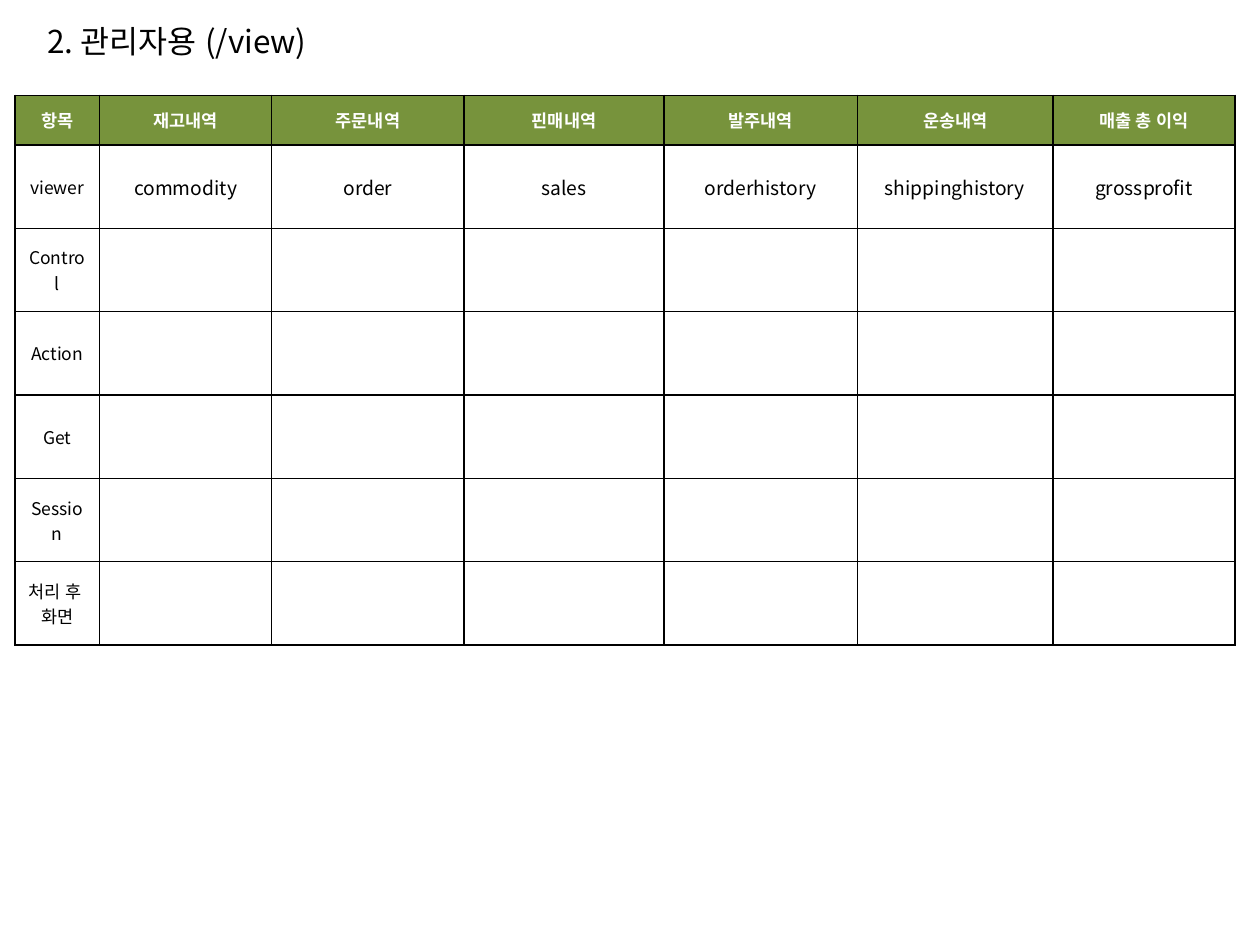
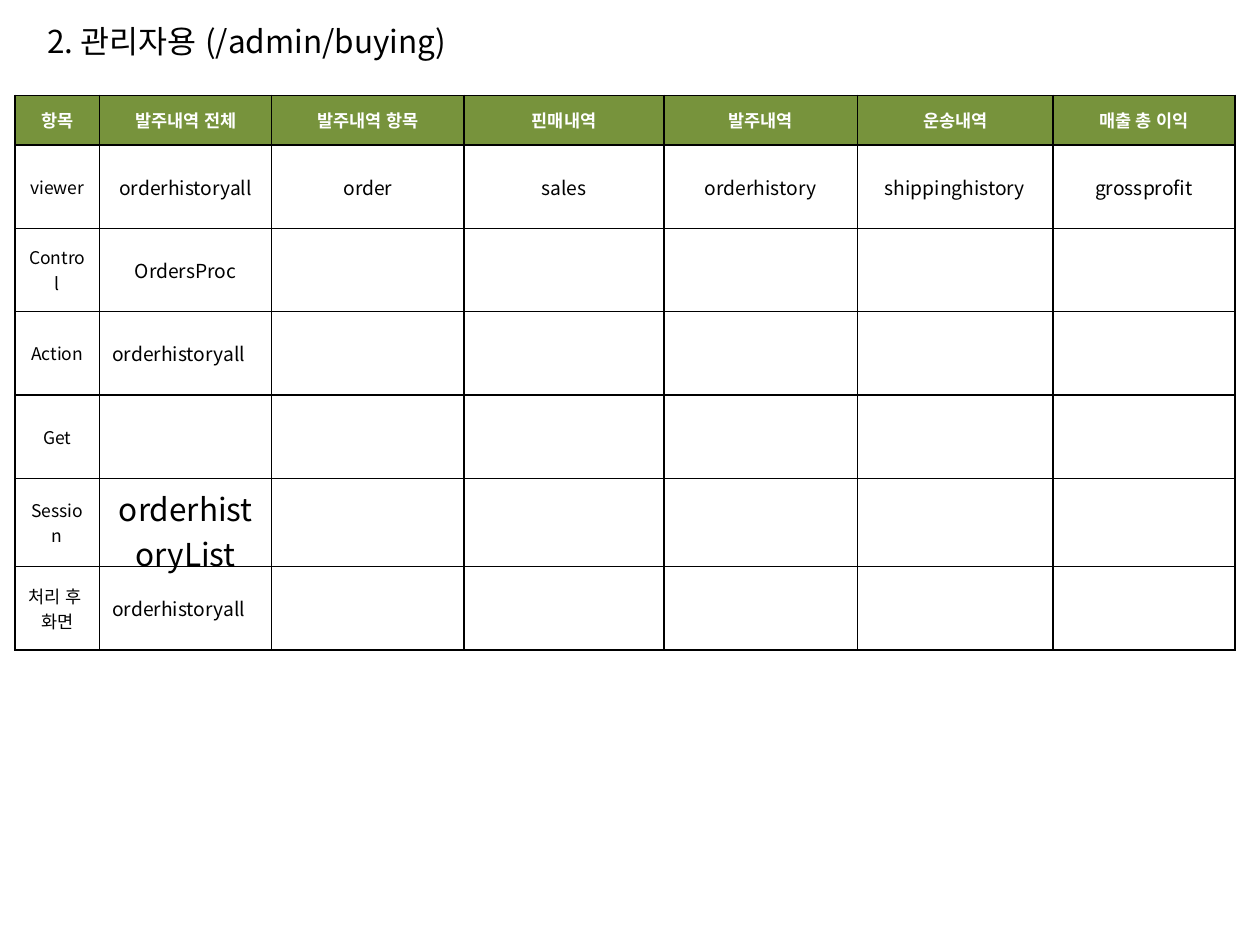
Before and after one commit to sec9590/Project_FullFillment, a slide deck: slide 2 of YellowContainer_MVC.pptx (slide 7 before the commit). Drawn at 1260x945 pixels with LibreOffice and Linux fonts; fonts in the diff are those of the drawing. Boxes give left, top, right and bottom in pixels: in the first picture for what was removed or moved away, otherwise in the second. Text is boxed around its words. In the diff, an @@ line names an element or a change of style, - is before the commit and + after.

```diff
--- a/YellowContainer_MVC.pptx
+++ b/YellowContainer_MVC.pptx
@@ text at box(47, 27, 446, 61): text changed @@
-2. 관리자용 (/view)
+2. 관리자용 (/admin/buying)
@@ table at box(15, 96, 1236, 650) @@
-row 1, column 2: 재고내역
+row 1, column 2: 발주내역 전체
-row 1, column 3: 주문내역
+row 1, column 3: 발주내역 항목
-row 2, column 2: commodity
+row 2, column 2: orderhistoryall
-row 3, column 2: 
+row 3, column 2: OrdersProc
-row 4, column 2: 
+row 4, column 2: orderhistoryall
-row 6, column 2: 
+row 6, column 2: orderhistoryList
-row 7, column 2: 
+row 7, column 2: orderhistoryall
```
Also in this commit, not shown: 1 other slide changed, 5 slides removed, 1 other file.
